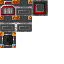
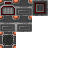
Comparing the layer stacks of the two w=64, h=64 images. Changes:
painted on "Paint Layer 1" over [0,0,48,48]
painted on "Background" over [0,0,48,48]
